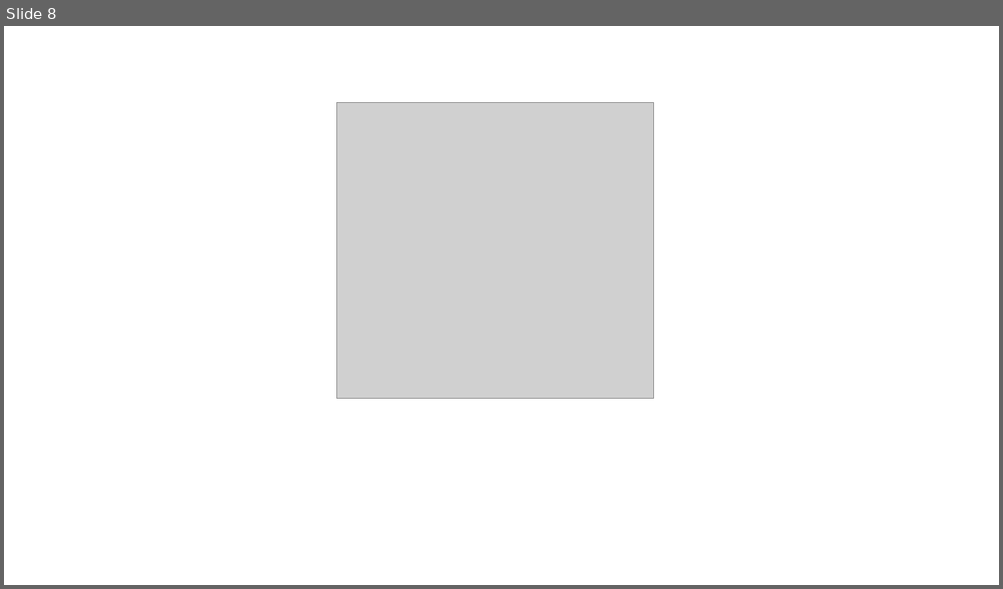
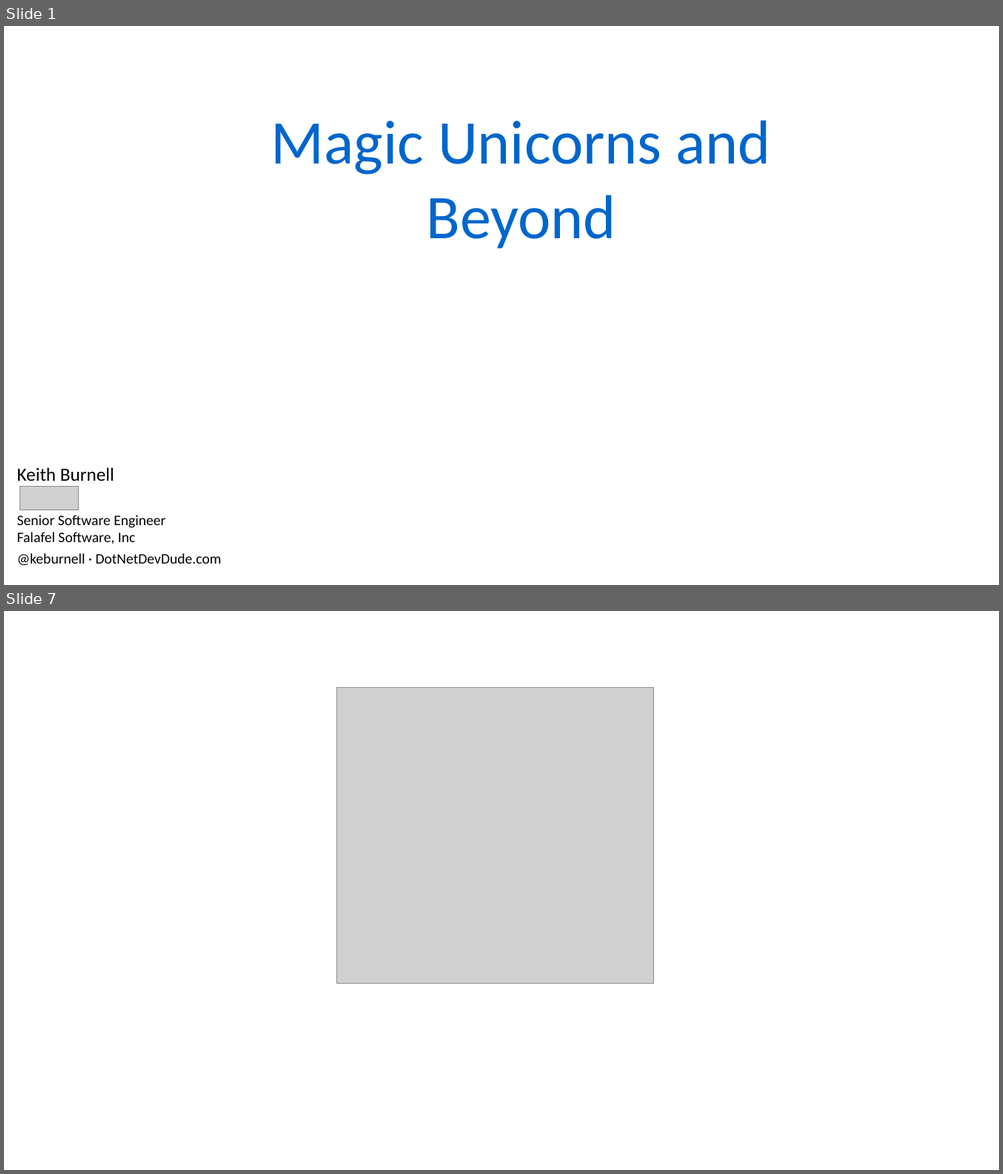
Before and after one commit to kburnell/EfCodeFirstMagicUnicornAndBeyond, a slide deck: EfMagicUnicornEdAndBeyond_SkylineTemplate.ppt. Shown one above the other, each under a label of ours: slide 8 before the commit, slides 1 and 7 after it; the slides between them are not shown. The pictures are 1003x589 and 1003x1174 pixels, drawn with LibreOffice and Linux fonts; fonts in the diff are those of the drawing; grey boxes stand for pictures; background and template pictures are left out. Boxes give left, top, right and bottom in pixels: in the first picture for what was removed or moved away, otherwise in the second. Text is boxed around its words. In the diff, an @@ line names an element or a change of style, - is before the commit and + after.

```diff
--- a/EfMagicUnicornEdAndBeyond_SkylineTemplate.ppt
+++ b/EfMagicUnicornEdAndBeyond_SkylineTemplate.ppt
@@ slide 1 added at (4, 26, 999, 585), background picture (left out) @@
@@ text added at (271, 120, 770, 249), 60 pt, text #0066CC @@
+Magic Unicorns and Beyond
@@ subtitle added at (17, 468, 222, 566), 14 pt, text #000000 @@
+Keith Burnell
+Senior Software Engineer
+Falafel Software, Inc
+@keburnell · DotNetDevDude.com
@@ picture added at (20, 486, 79, 510) @@
@@ what was slide 8 is now slide 7 @@
```
Also in this commit, not shown: 3 slides changed, 5 other slides added, 7 slides removed, 59 other files.
